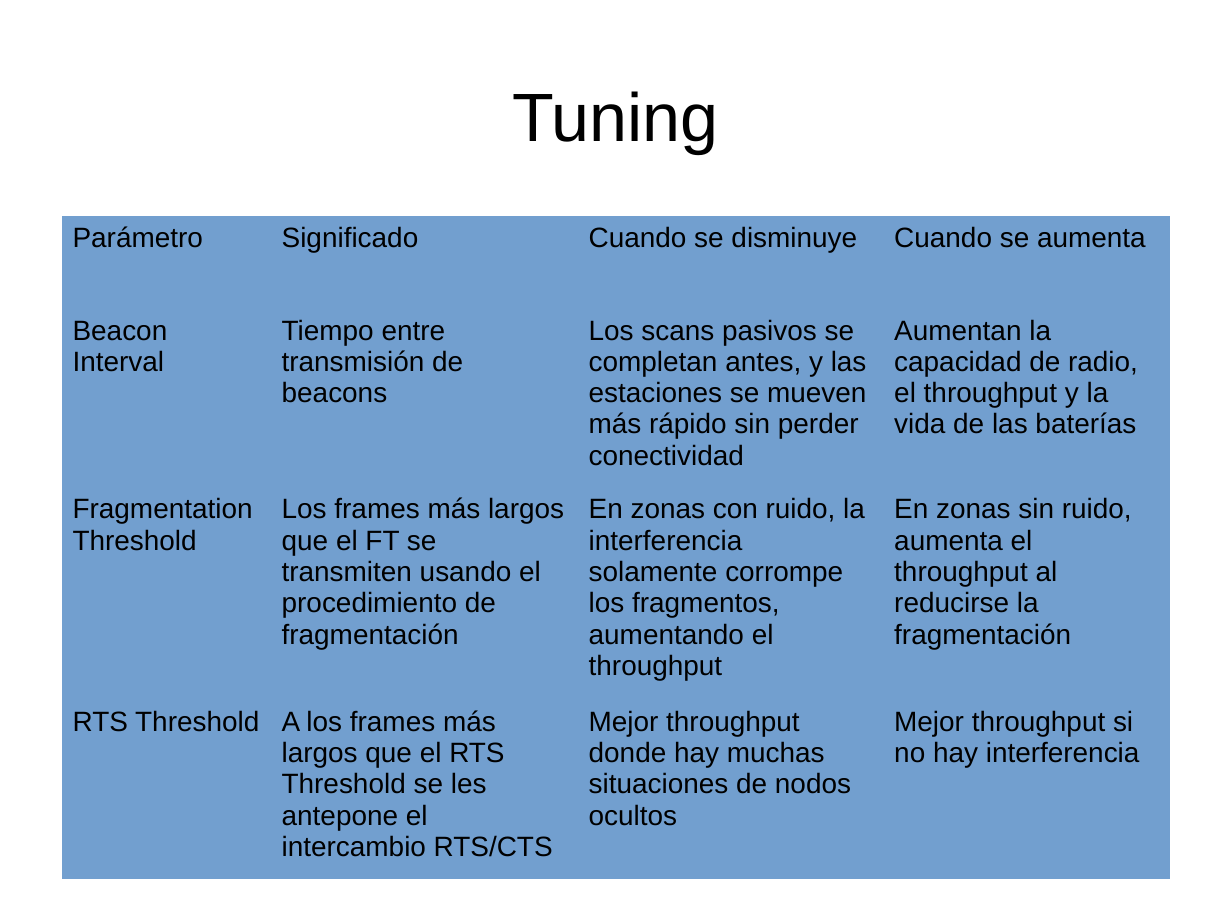
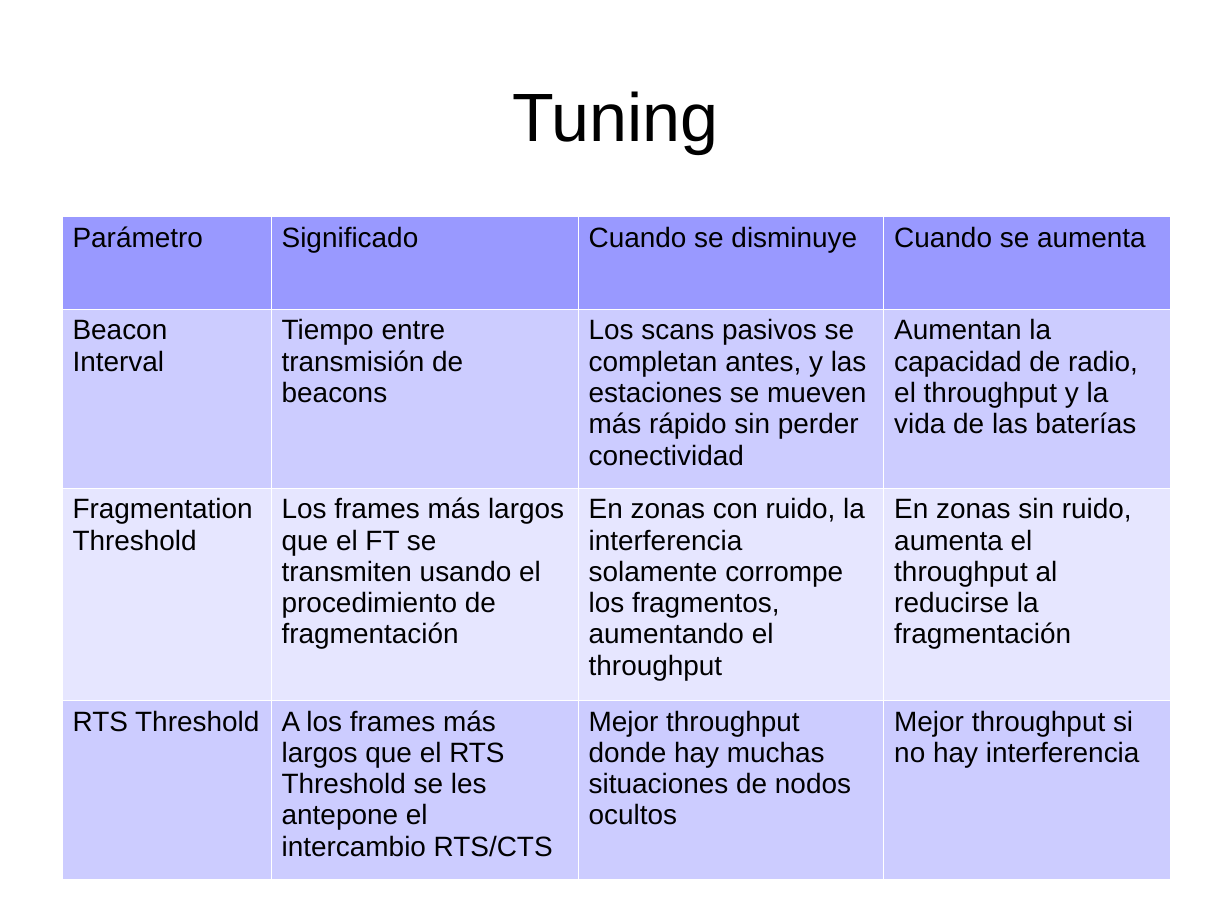
Before and after one commit to francoZuniga32/RII, a slide deck: slide 25 of odp/802.11.odp (slide 33 before the commit). Drawn at 1232x924 pixels with LibreOffice and Linux fonts; fonts in the diff are those of the drawing. Boxes give left, top, right and bottom in pixels: in the first picture for what was removed or moved away, otherwise in the second. Text is boxed around its words. In the diff, an @@ line names an element or a change of style, - is before the commit and + after.

```diff
--- a/odp/802.11.odp
+++ b/odp/802.11.odp
@@ table at [61,216,1171,861] @@
@@ fill #729FCF to #9999FF in row 1 @@
@@ fill #729FCF to #CCCCFF in 8 cells @@
@@ fill #729FCF to #E6E6FF in row 3 @@
@@ borders changed @@
```
Also in this commit, not shown: 6 other slides changed, 8 slides removed, 16 other files.
